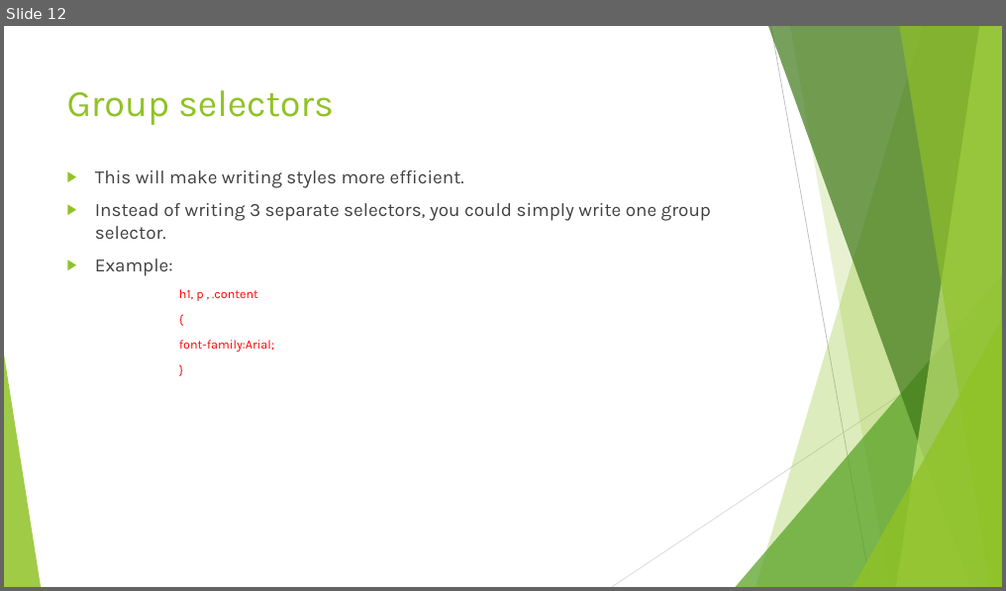
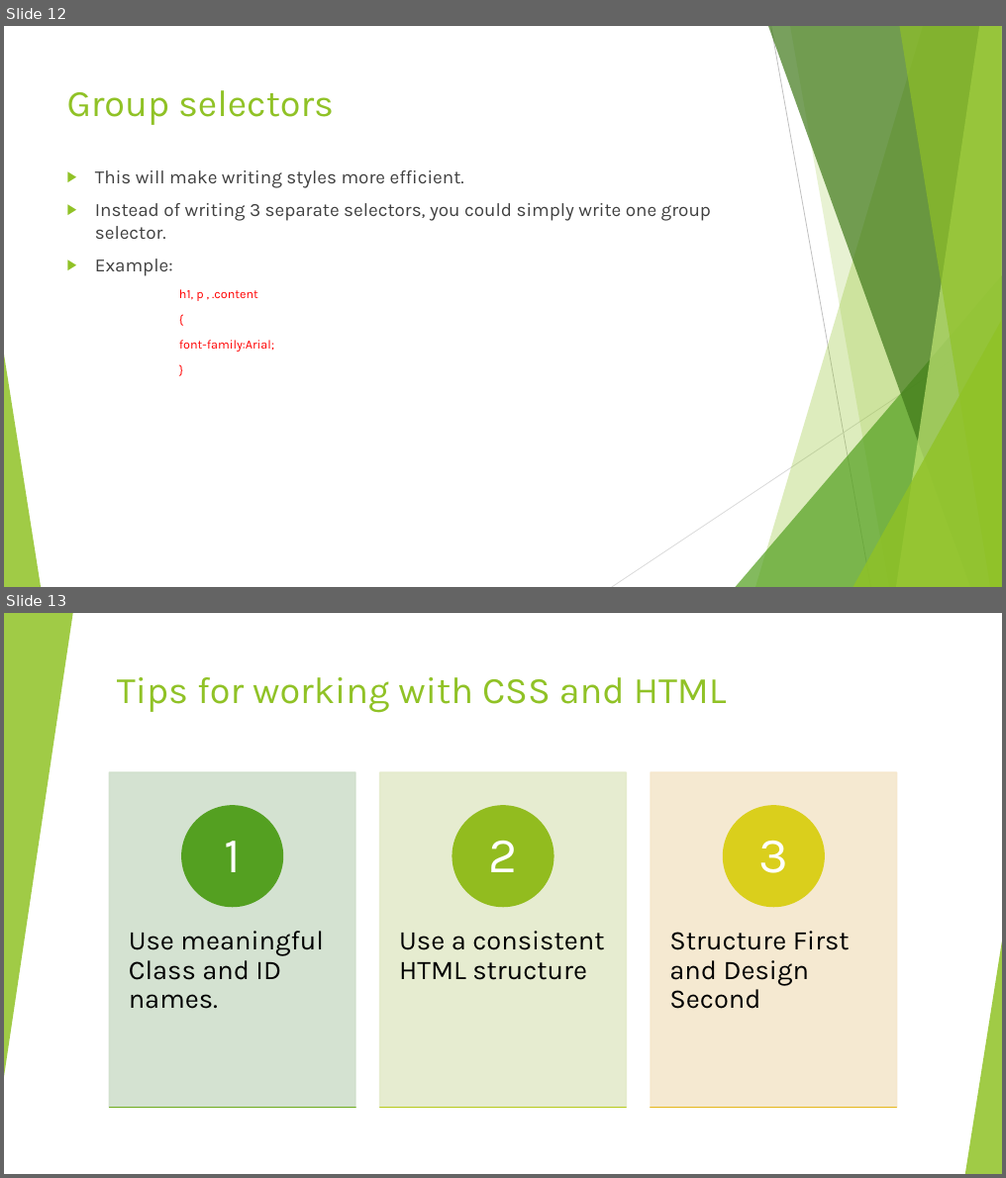
Before and after one commit to anumsh/Introduction-To-CSS, a slide deck: Introduction-to-CSS.pptx. Shown one above the other, each under a label of ours: slide 12 before the commit, slides 12 and 13 after it. The pictures are 1006x591 and 1006x1178 pixels, drawn with LibreOffice and Linux fonts; fonts in the diff are those of the drawing. Boxes give left, top, right and bottom in pixels: in the first picture for what was removed or moved away, otherwise in the second. Text is boxed around its words. In the diff, an @@ line names an element or a change of style, - is before the commit and + after.

Commit message:
feat: Tips for working with CSS and HTML

```diff
--- a/Introduction-to-CSS.pptx
+++ b/Introduction-to-CSS.pptx
@@ slide 13 added at (4,613,1002,1174), background #FFFFFF; not listed: 10 template elements that a slide beside it also shows @@
@@ rectangle added at (4,613,1002,1174), fill #FFFFFF @@
@@ triangle added at (4,613,73,1077), fill #90C226 at 85% opacity @@
@@ title added at (117,677,727,713), 36 pt, text #90C226 @@
+Tips for working with CSS and HTML
@@ triangle added at (965,942,1002,1174), fill #90C226 at 85% opacity @@
@@ group added at (110,772,897,1108): 6 rectangles, 6 texts, 3 ellipses @@
+Use meaningful Class and ID names.
+1
+Use a consistent HTML structure
+2
+Structure First and Design Second
+3
```
